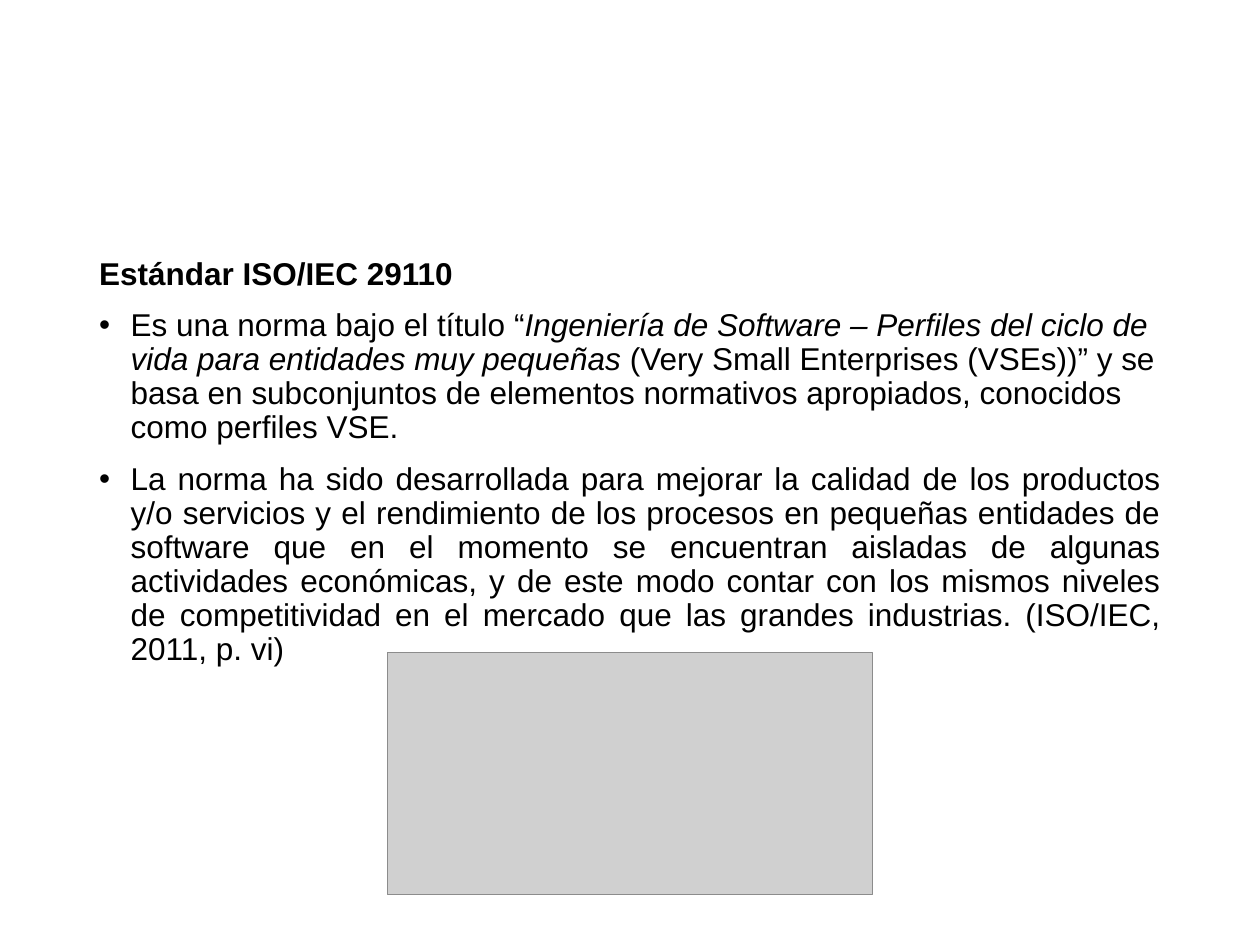
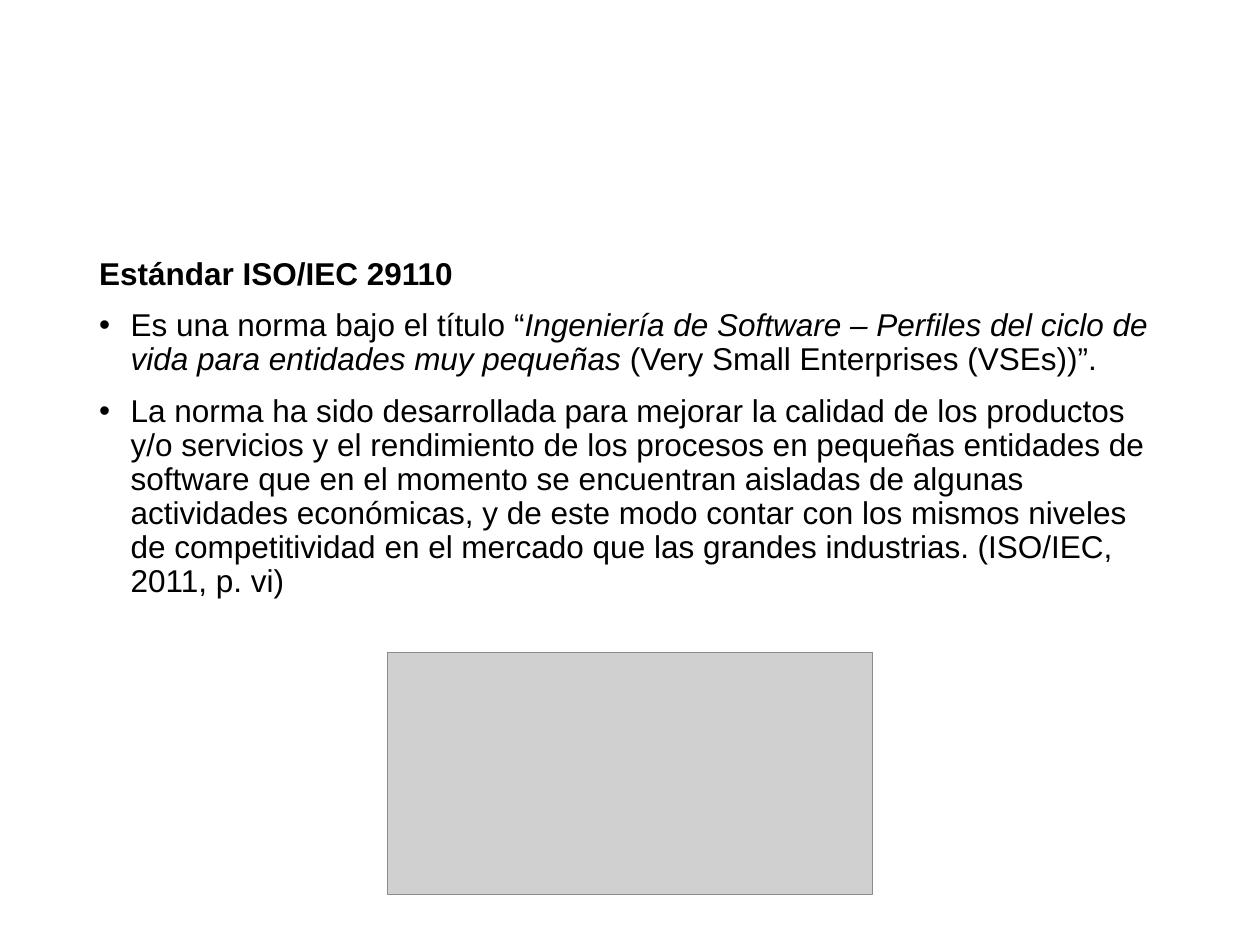
Before and after one commit to cristianpazu/Proyecto-Sanambiente, a slide deck: slide 11 of Documento(s) de proyecto de grado/Presentación del proyecto de grado.pptx. Drawn at 1260x945 pixels with LibreOffice and Linux fonts; fonts in the diff are those of the drawing; grey boxes stand for pictures; background and template pictures are left out. Boxes give left, top, right and bottom in pixels: in the first picture for what was removed or moved away, otherwise in the second. Text is boxed around its words. In the diff, an @@ line names an element or a change of style, - is before the commit and + after.

Commit message:
Cambios en las diapositivas para la sustentación del proyecto

```diff
--- a/Documento(s) de proyecto de grado/Presentación del proyecto de grado.pptx
+++ b/Documento(s) de proyecto de grado/Presentación del proyecto de grado.pptx
@@ text at <box>131,312,1148,376</box>: text changed; italic on @@
-• Es una norma bajo el título “Ingeniería de Software – Perfiles del ciclo de vida para entidades muy pequeñas (Very Small Enterprises (VSEs))” y se basa en subconjuntos de elementos normativos apropiados, conocidos como perfiles VSE.
+• Es una norma bajo el título “Ingeniería de Software – Perfiles del ciclo de vida para entidades muy pequeñas (Very Small Enterprises (VSEs))”.
@@ text at <box>131,399,1144,598</box>: alignment justified to left @@
```
Also in this commit, not shown: 1 other slide changed, 7 slides added, 2 slides removed.
